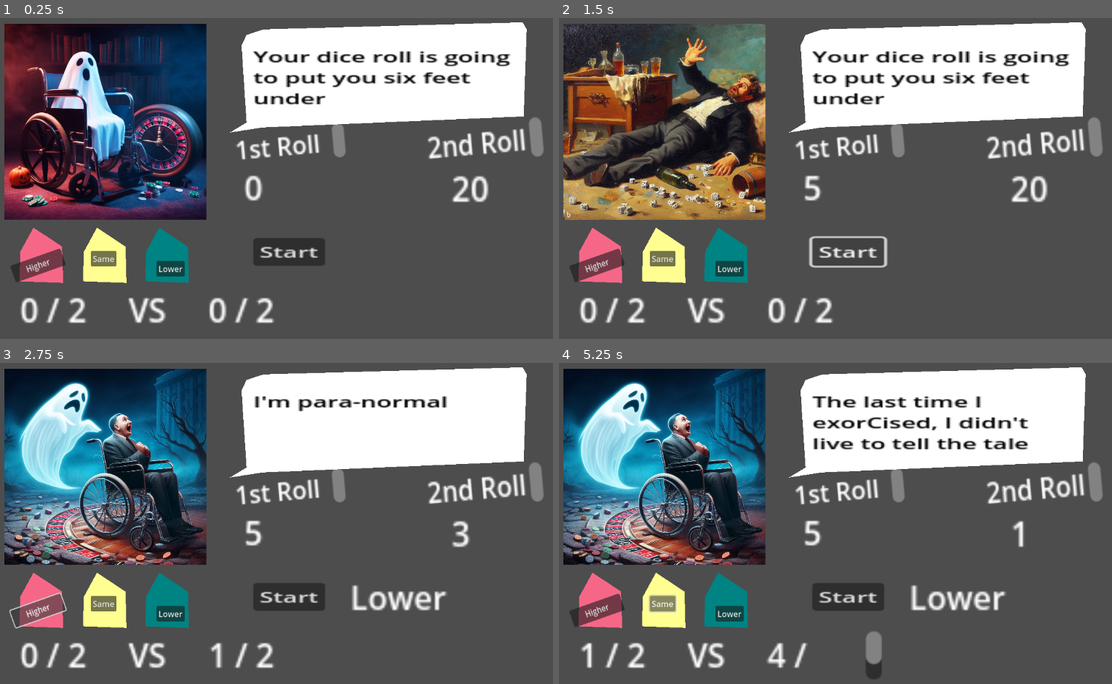
Above: before the commit, frames 1-4 (two rows, left to right).
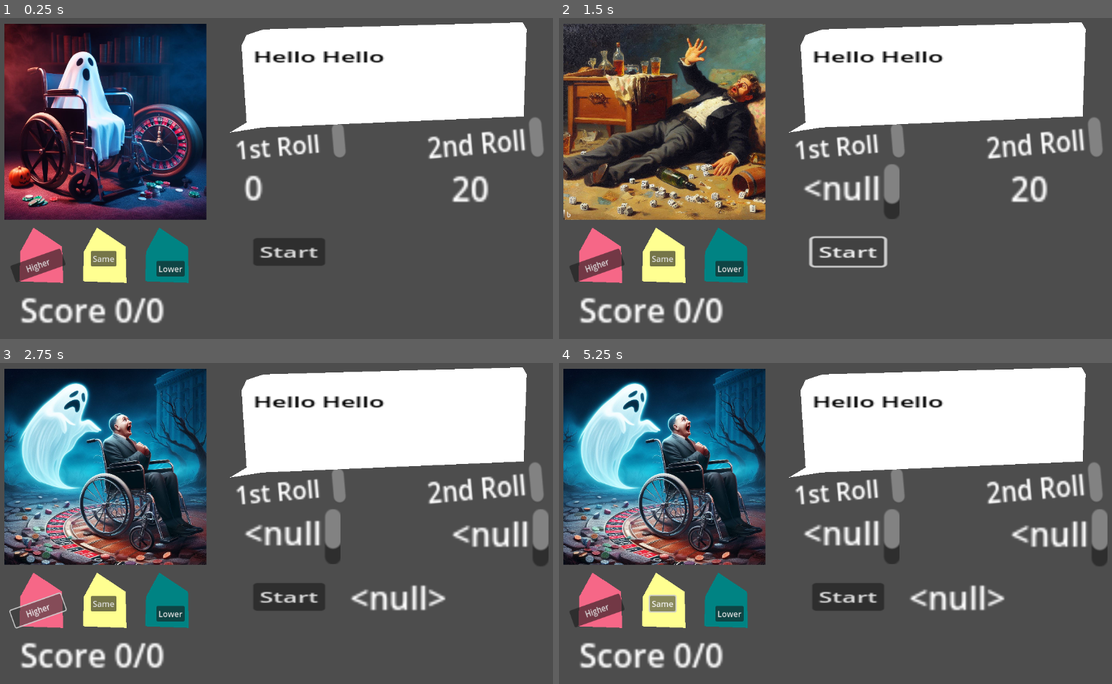
Above: after the commit, the same moments.

Repository: daoslies/TeamGame
Game: Godot game, scene res://Scenes/PlayScreen.tscn
The game is run twice, just before and just after one commit, with the same random seed, the same clock (stepped at 60 frames per second) and the same inputs.
Inputs:
- Up to frame 1 (0.25 s): no input
- Up to frame 2 (1.5 s): click "Start" at 0.5 s; click "Start" at 1.25 s
- Up to frame 3 (2.75 s): click "Higher" at 2 s
- Up to frame 4 (5.25 s): click "Same" at 2.75 s; click "Lower" at 3.5 s; click "Higher" at 4.25 s; click "Same" at 5 s

The runs differ from the first frame. In frame 1, 3.8% of the frame differs, in the area x 3-93%, y 10-96%; in frame 2, 4.8%; in frame 3, 5.4%; in frame 4, 7.1%, in the area x 3-100%, y 10-99%.
Error after the commit: Invalid access to property or key 'Quips' on a base object of type 'Nil'. (res://Scenes/QuipSelector.gd:12)

Commit message:
Working on characterselector

Diff:
--- a/Game/Scenes/GetCharacter.gd
+++ b/Game/Scenes/GetCharacter.gd
@@ -5,25 +5,54 @@
 var current_scene = null
 var personify
 
+const char_dict_path = "res://Filled_Characters/"
+var filePaths = []
+var characterDirectories = []
+
+var characterID
+
 # Called when the node enters the scene tree for the first time.
 func _ready():
 
 	var root = get_tree().root
 	current_scene = root.get_child(root.get_child_count() - 1)
 
-	var x = FileAccess.open("res://Filled_Characters/Ghost.json", FileAccess.READ)
+	# Find filenames in art_path, ignore .import files.
+	var dir = DirAccess.open(char_dict_path)
+	if dir:
+		dir.list_dir_begin()
+		var file_name = dir.get_next()
+		while file_name != "":
+			if not dir.current_is_dir():
+				if ".import" not in file_name:
+					filePaths.append(file_name)
+			file_name = dir.get_next()
+	else:
+		print("An error occurred when trying to access the path.")
 
-	var data_text = x.get_as_text()
-	var json = JSON.new()
-	var data_parse = json.parse(data_text)
-	var data = json.get_data()
-	self.personify = data
-	print('Get Character: ', personify.Name)
-	pass # Replace with function body.
+
+	for file in filePaths:
+		print(file)
+
+		var x = FileAccess.open(char_dict_path + str(file), FileAccess.READ)
+
+		var data_text = x.get_as_text()
+		var json = JSON.new()
+		var data_parse = json.parse(data_text)
+		var data = json.get_data()
+
+		characterDirectories.append(data)
+
+	print('chardicts: ', characterDirectories)
+
+	self.personify = characterDirectories[1]
+
 
 
 # Called every frame. 'delta' is the elapsed time since the previous frame.
 func _process(delta):
+	characterID = 1
+	self.personify = characterDirectories[characterID]
 	pass
 
 
--- a/Game/Scenes/QuipSelector.gd
+++ b/Game/Scenes/QuipSelector.gd
@@ -7,6 +7,8 @@
 func _ready():
 
 	Character = get_node("/root/GetCharacter")
+
+	print(Character.personify)
 	fillerQuips = Character.personify.Quips.Filler
 
 	text =_filler_quips(fillerQuips)
